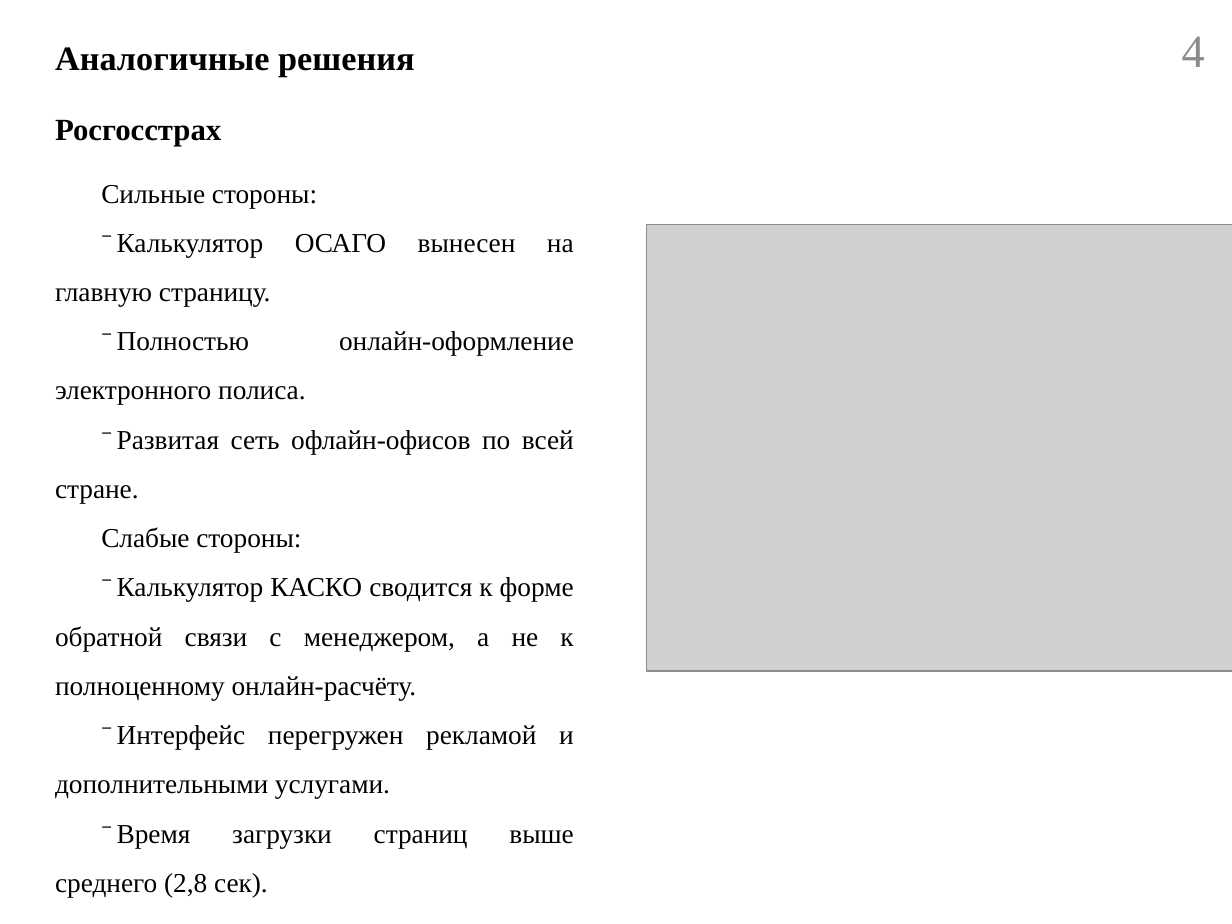
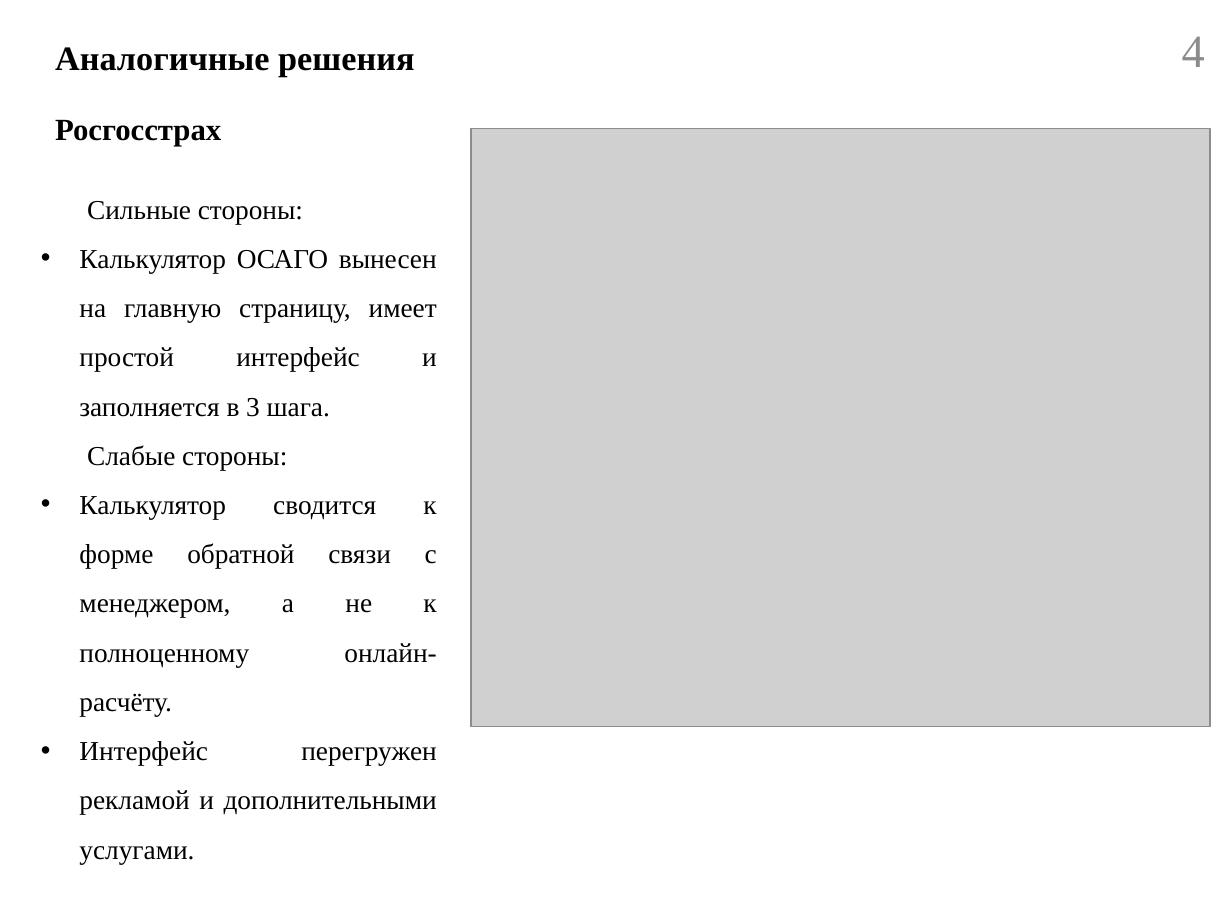
Before and after one commit to Belousov-Kirill-1ISP21/diplom, a slide deck: slide 4 of docs/Презентация.pptx. Drawn at 1232x924 pixels with LibreOffice and Linux fonts; fonts in the diff are those of the drawing; grey boxes stand for pictures. Boxes give left, top, right and bottom in pixels: in the first picture for what was removed or moved away, otherwise in the second. Text is boxed around its words. In the diff, an @@ line names an element or a change of style, - is before the commit and + after.

```diff
--- a/docs/Презентация.pptx
+++ b/docs/Презентация.pptx
@@ picture resized from (x1=647, y1=224, x2=1232, y2=670) to (x1=471, y1=128, x2=1210, y2=726) @@
@@ text "Сильные стороны:" moved from (x1=55, y1=185, x2=574, y2=897) to (x1=79, y1=201, x2=437, y2=864) @@
@@ text at (x1=79, y1=250, x2=437, y2=417): text changed @@
-⁻ Калькулятор ОСАГО вынесен на главную страницу.
-⁻ Полностью онлайн-оформление электронного полиса.
-⁻ Развитая сеть офлайн-офисов по всей стране.
+• Калькулятор ОСАГО вынесен на главную страницу, имеет простой интерфейс и заполняется в 3 шага.
@@ text at (x1=79, y1=496, x2=437, y2=864): text changed @@
-⁻ Калькулятор КАСКО сводится к форме обратной связи с менеджером, а не к полноценному онлайн-расчёту.
-⁻ Интерфейс перегружен рекламой и дополнительными услугами.
-⁻ Время загрузки страниц выше среднего (2,8 сек).
+• Калькулятор сводится к форме обратной связи с менеджером, а не к полноценному онлайн-расчёту.
+• Интерфейс перегружен рекламой и дополнительными услугами.
```
Also in this commit, not shown: 4 other slides changed, 4 other files.
